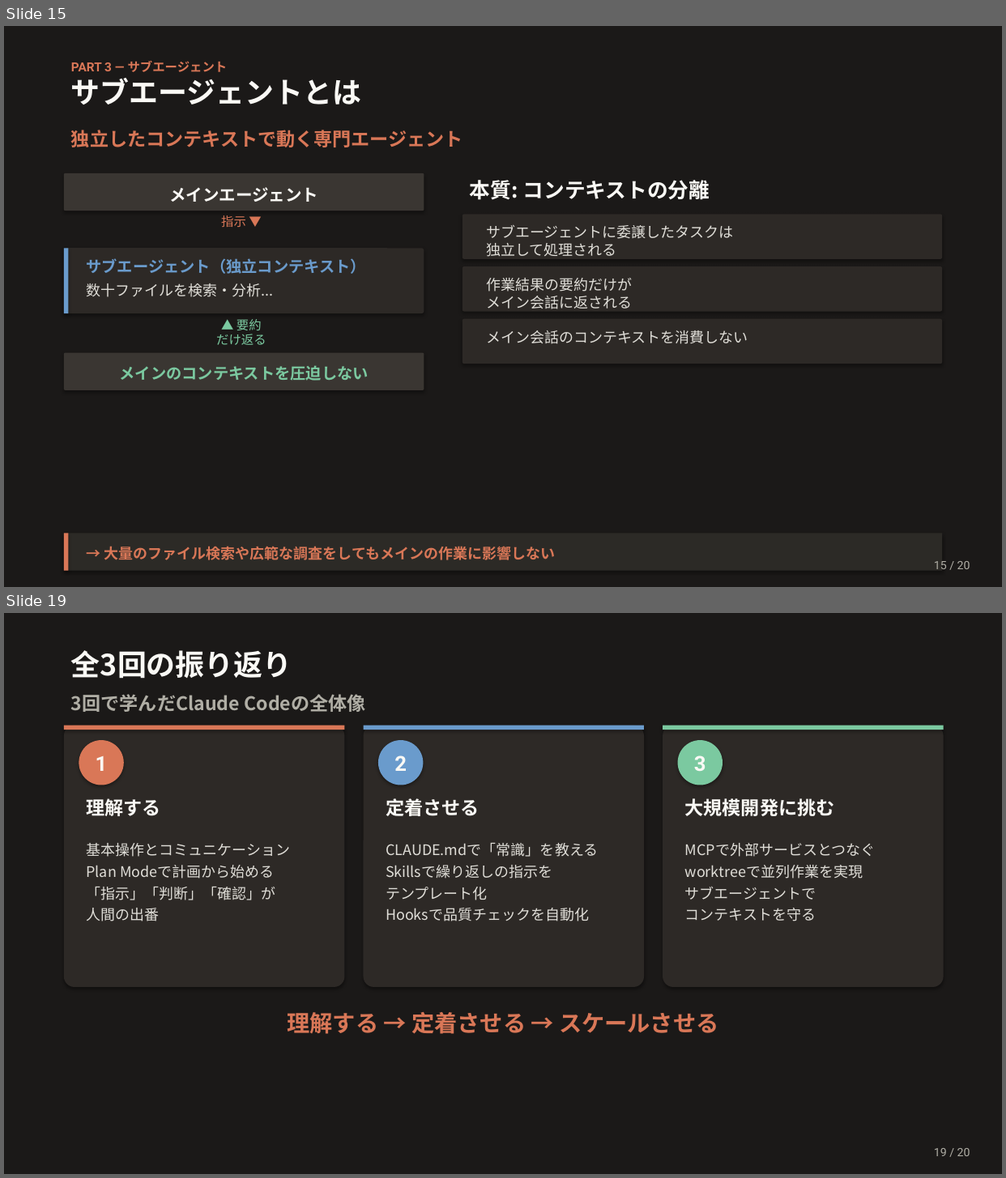
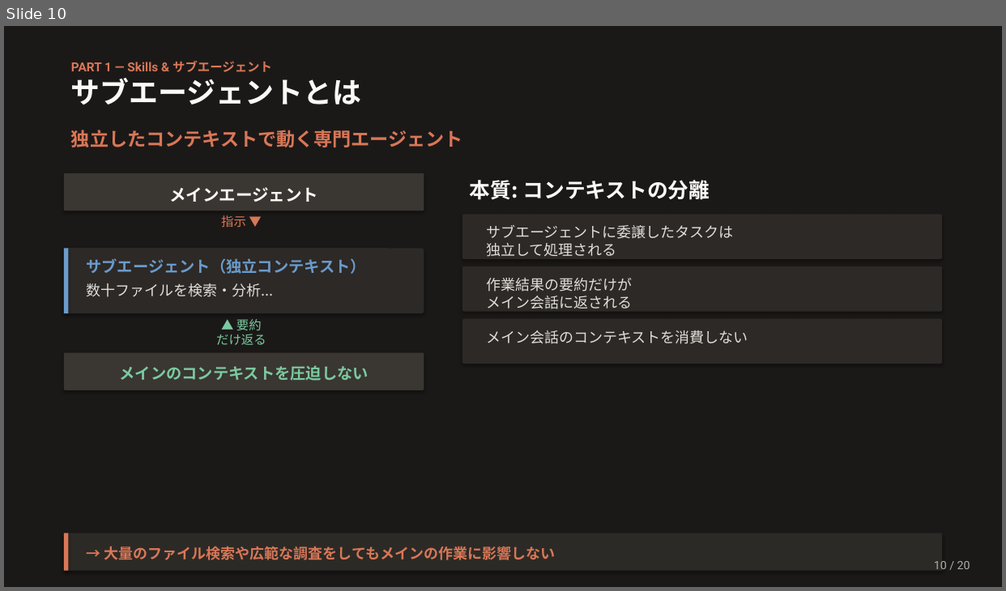
Before and after one commit to Ischca/zenn, a slide deck: slides/Claude_session3.pptx. Shown one above the other, each under a label of ours: slides 15 and 19 before the commit, slide 10 after it; the slides between them are not shown. The pictures are 1006x1178 and 1006x591 pixels, drawn with LibreOffice and Linux fonts; fonts in the diff are those of the drawing. Boxes give left, top, right and bottom in pixels: in the first picture for what was removed or moved away, otherwise in the second. Text is boxed around its words. In the diff, an @@ line names an element or a change of style, - is before the commit and + after.

```diff
--- a/slides/Claude_session3.pptx
+++ b/slides/Claude_session3.pptx
@@ slide 19 removed at [4,613,1002,1174], background #1B1918 @@
@@ text removed at [71,650,292,679] @@
-全3回の振り返り
@@ text removed at [71,694,365,712] @@
-3回で学んだClaude Codeの全体像
@@ rounded rectangle removed at [64,726,345,987] @@
@@ rectangle removed at [64,726,345,730] @@
@@ rounded rectangle removed at [364,726,644,987] @@
@@ rectangle removed at [364,726,644,730] @@
@@ rounded rectangle removed at [663,726,944,987] @@
@@ rectangle removed at [663,726,944,730] @@
@@ ellipse removed at [79,740,124,786] @@
-1
@@ ellipse removed at [378,740,424,786] @@
-2
@@ ellipse removed at [678,740,722,786] @@
-3
@@ text removed at [86,798,160,816] @@
-理解する
@@ text removed at [386,798,479,816] @@
-定着させる
@@ text removed at [685,798,835,816] @@
-大規模開発に挑む
@@ text removed at [86,843,290,922] @@
-基本操作とコミュニケーション
-Plan Modeで計画から始める
-「指示」「判断」「確認」が
-人間の出番
@@ text removed at [386,843,598,922] @@
-CLAUDE.mdで「常識」を教える
-Skillsで繰り返しの指示を
-テンプレート化
-Hooksで品質チェックを自動化
@@ text removed at [685,843,876,922] @@
-MCPで外部サービスとつなぐ
-worktreeで並列作業を実現
-サブエージェントで
-コンテキストを守る
@@ text removed at [288,1012,718,1034] @@
-理解する → 定着させる → スケールさせる
@@ text removed at [934,1148,970,1157] @@
-19 / 20
@@ what was slide 15 is now slide 10 @@
@@ slide 10 changed as well @@
@@ text at [71,61,272,72]: text changed @@
-PART 3 — サブエージェント
+PART 1 — Skills & サブエージェント
@@ text at [934,561,970,570]: text changed @@
-15 / 20
+10 / 20
```
Also in this commit, not shown: 11 other slides changed, 8 slides added, 7 other slides removed, 1 other file.
